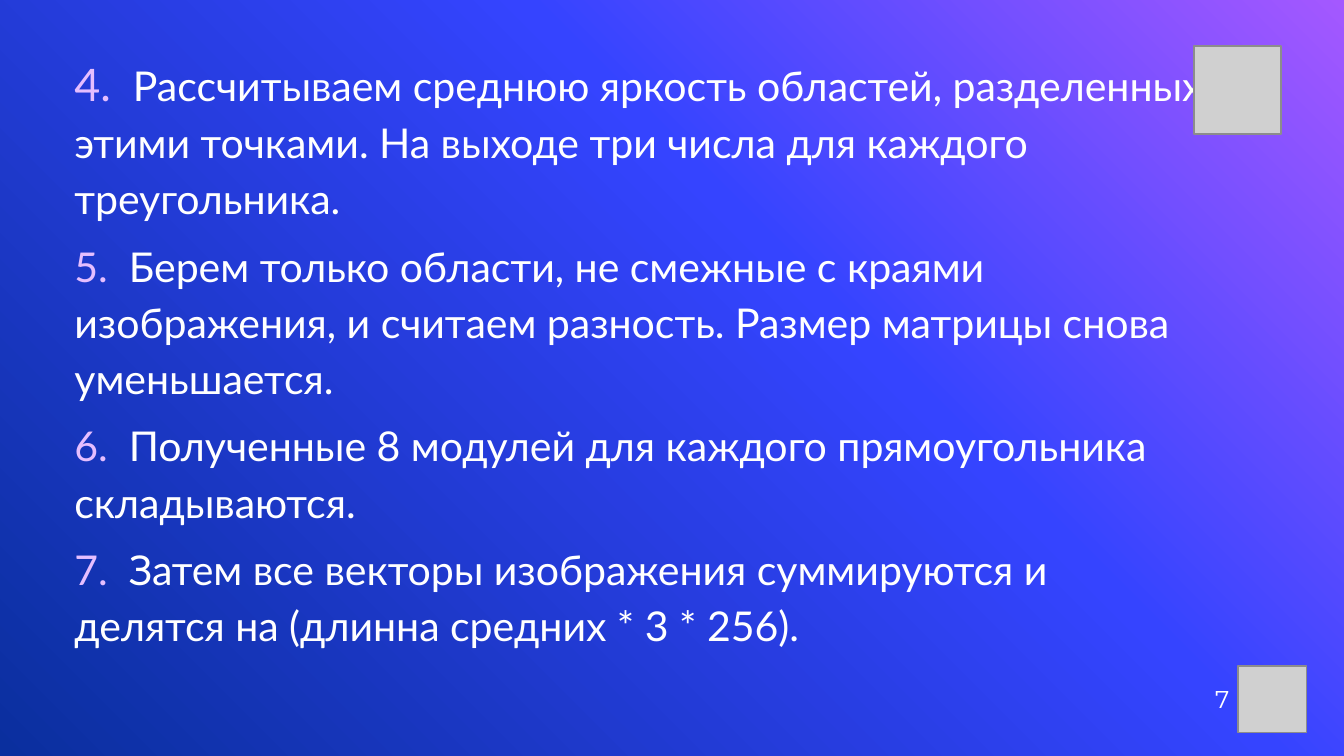
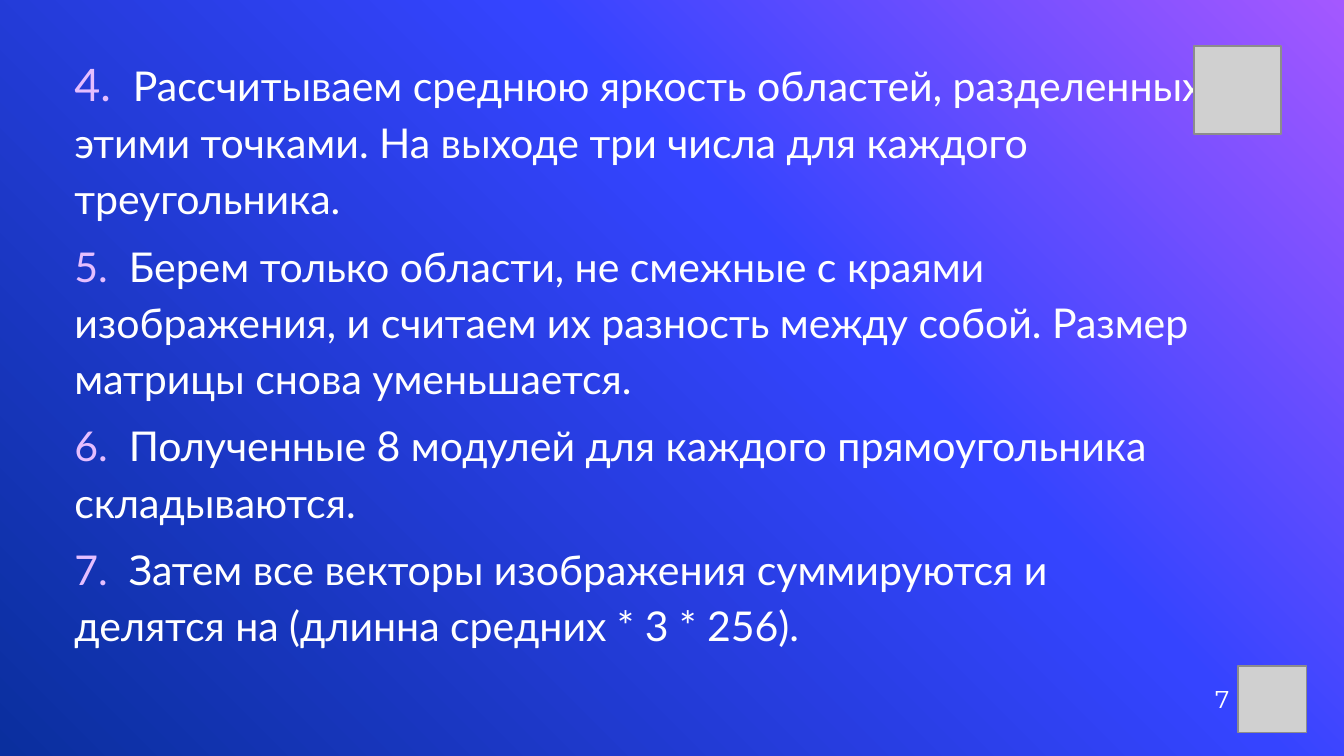
Before and after one commit to nikit34/Etsy_analys_MY_ALGORITHM_DETECT_DIFFERENCE_IMG, a slide deck: slide 7 of поиск_похожих_фото.pptx. Drawn at 1344x756 pixels with LibreOffice and Linux fonts; fonts in the diff are those of the drawing; grey boxes stand for pictures; background and template pictures are left out. Boxes give left, top, right and bottom in pixels: in the first picture for what was removed or moved away, otherwise in the second. Text is boxed around its words. In the diff, an @@ line names an element or a change of style, - is before the commit and + after.

```diff
--- a/поиск_похожих_фото.pptx
+++ b/поиск_похожих_фото.pptx
@@ text at bbox=[74, 252, 1188, 401]: text changed @@
-5. Берем только области, не смежные с краями изображения, и считаем разность. Размер матрицы снова уменьшается.
+5. Берем только области, не смежные с краями изображения, и считаем их разность между собой. Размер матрицы снова уменьшается.
```
Also in this commit, not shown: 3 other slides changed.
